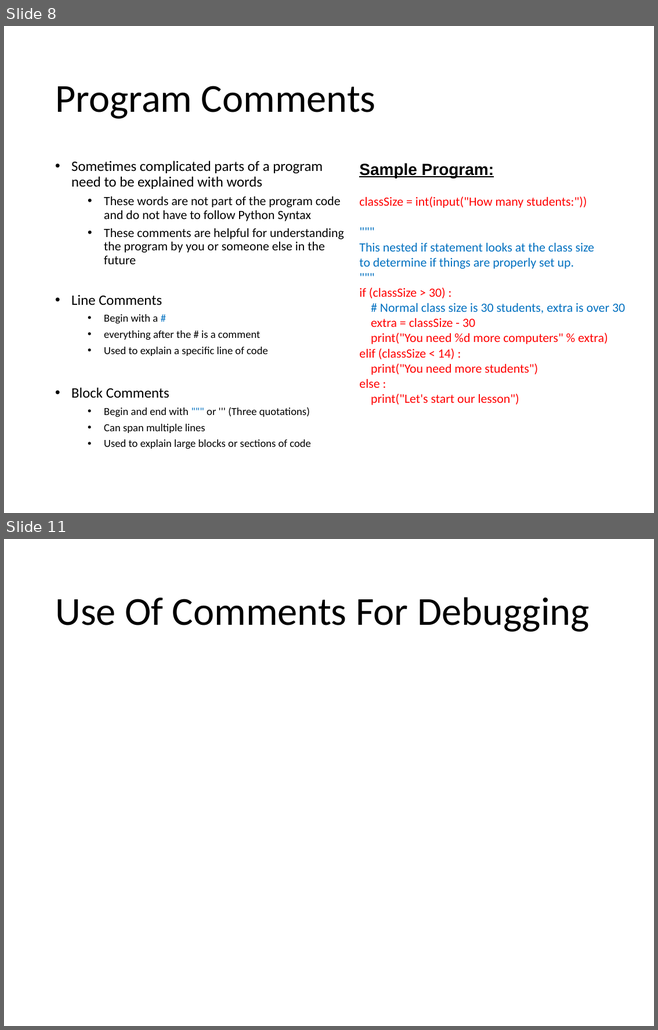
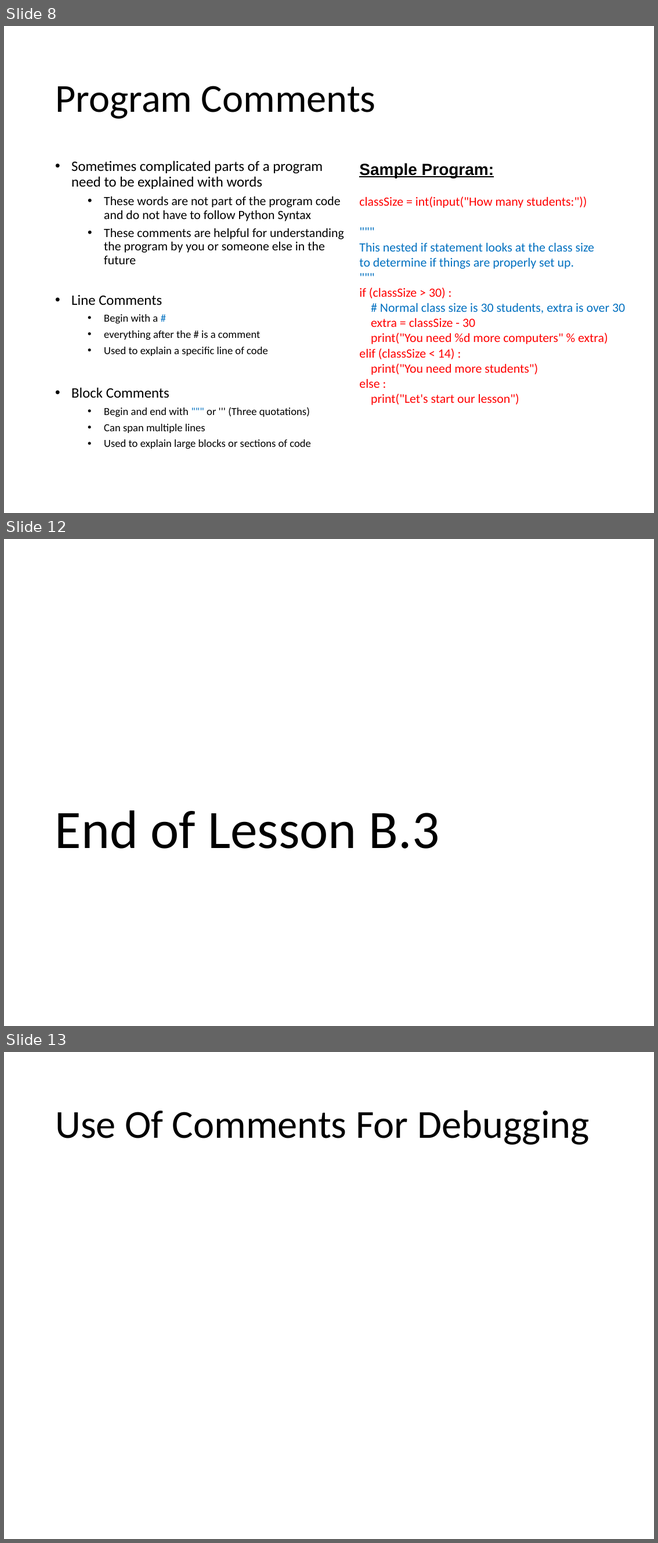
Before and after one commit to Greg5519/ICS2O0, a slide deck: Topic B Programming Introduction/B.3 Lesson - Python Control Basics.pptx. Shown one above the other, each under a label of ours: slides 8 and 11 before the commit, slides 8, 12 and 13 after it; the slides between them are not shown. The pictures are 658x1030 and 658x1543 pixels, drawn with LibreOffice and Linux fonts; fonts in the diff are those of the drawing. Boxes give left, top, right and bottom in pixels: in the first picture for what was removed or moved away, otherwise in the second. Text is boxed around its words. In the diff, an @@ line names an element or a change of style, - is before the commit and + after.

```diff
--- a/Topic B Programming Introduction/B.3 Lesson - Python Control Basics.pptx
+++ b/Topic B Programming Introduction/B.3 Lesson - Python Control Basics.pptx
@@ slide 12 added at [4, 539, 654, 1026], background #FFFFFF @@
@@ title added at [55, 810, 439, 849], 60 pt, text #000000 @@
+End of Lesson B.3
@@ what was slide 11 is now slide 13 @@
```
Also in this commit, not shown: 3 other slides added, 2 slides removed, 2 other files.
